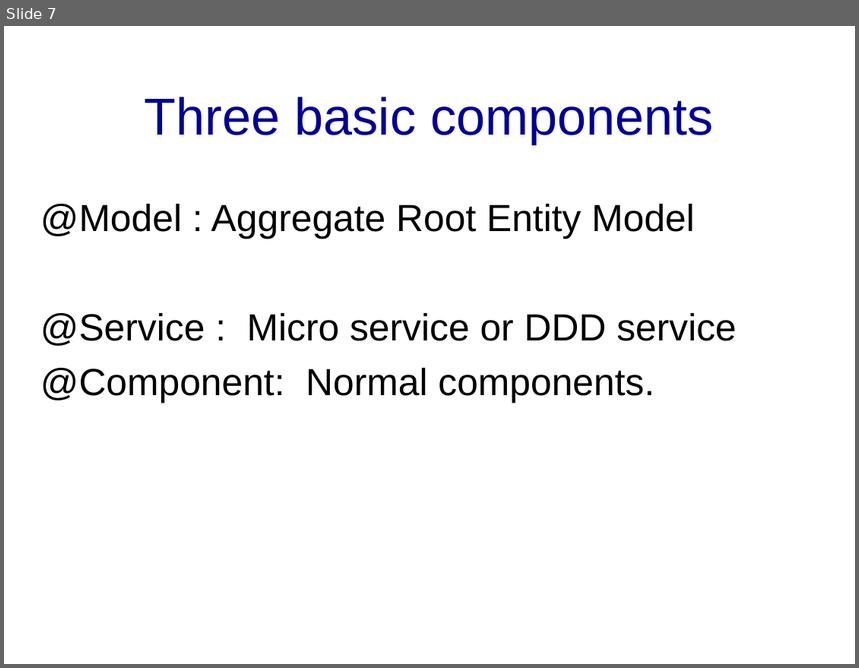
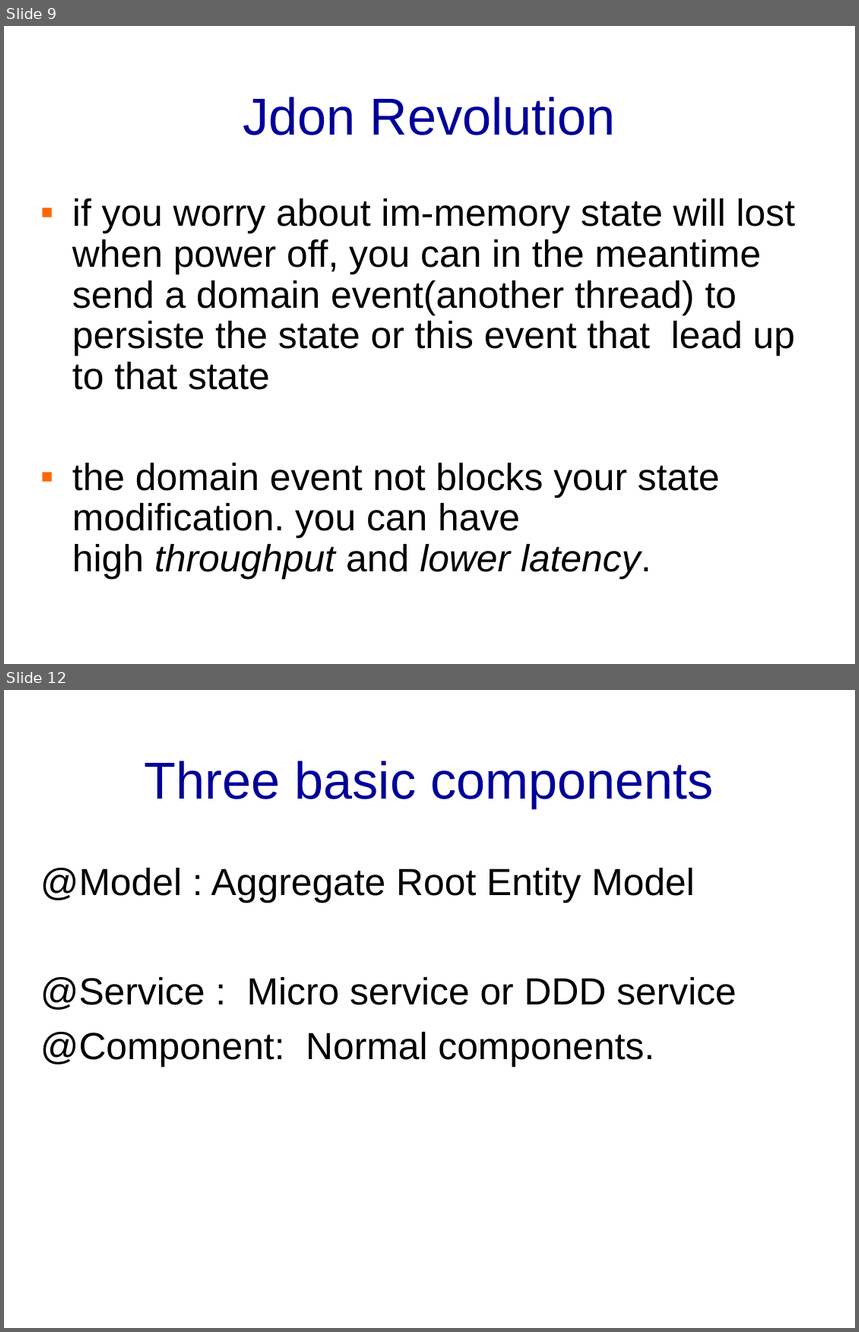
Before and after one commit to banq/jdonframework, a slide deck: doc/english/JdonFramework.ppt. Shown one above the other, each under a label of ours: slide 7 before the commit, slides 9 and 12 after it; the slides between them are not shown. The pictures are 859x668 and 859x1332 pixels, drawn with LibreOffice and Linux fonts; fonts in the diff are those of the drawing; background and template pictures are left out. Boxes give left, top, right and bottom in pixels: in the first picture for what was removed or moved away, otherwise in the second. Text is boxed around its words. In the diff, an @@ line names an element or a change of style, - is before the commit and + after.

```diff
--- a/doc/english/JdonFramework.ppt
+++ b/doc/english/JdonFramework.ppt
@@ slide 9 added at (4,26,855,664), background picture (left out) @@
@@ title added at (243,97,616,135), 44 pt, text #000099 @@
+Jdon Revolution
@@ text added at (72,199,795,580), 32 pt, text #000000 @@
+▪ if you worry about im-memory state will lost when power off, you can in the meantime send a domain event(another thread) to persiste the state or this event that lead up to that state
+▪ the domain event not blocks your state modification. you can have high throughput and lower latency.
@@ what was slide 7 is now slide 12 @@
```
Also in this commit, not shown: 1 slide changed, 5 other slides added, 1 slide removed.
